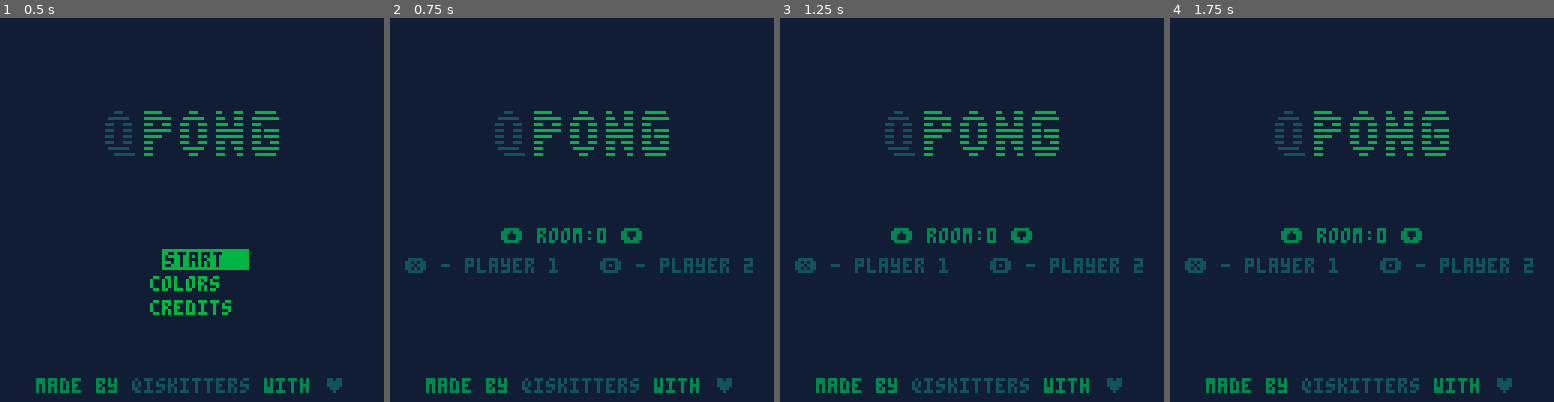
Above: before the commit, frames 1-4 (left to right).
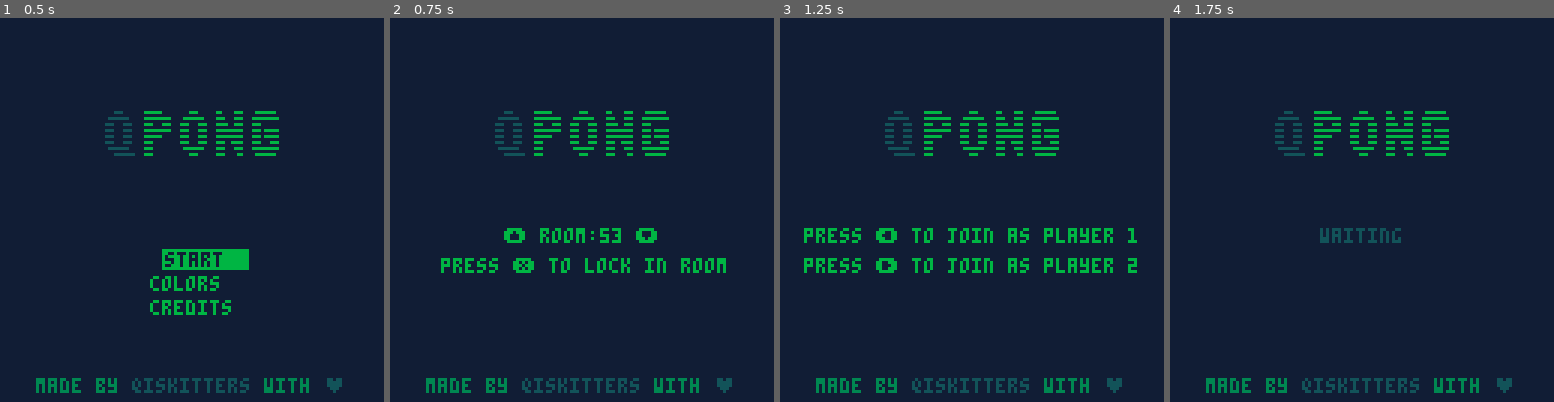
Above: after the commit, the same moments.

Repository: QPong/QPong-PICO-8
Game: PICO-8 cartridge qpong.p8
Two runs of this game, one before a commit and one after it. Both use one fixed random seed, a clock stepped at 60 frames per second and the inputs below.
Inputs:
- Up to frame 1 (0.5 s): tap X (X key) at 0.33 s
- Up to frame 2 (0.75 s): tap O (Z key) at 0.7 s
- Up to frame 3 (1.25 s): tap X (X key) at 1.07 s
- Up to frame 4 (1.75 s): hold Right from 1.6 s (still down); tap O (Z key) at 1.7 s

Frame 1 is identical in both runs. In frame 2, 3.0% of the frame differs, in the area x 3-95%, y 54-67%; in frame 3, 3.8%; in frame 4, 2.1%.

Commit message:
feat: implement a way to lock rooms when they are full

Diff:
--- a/qpong.p8
+++ b/qpong.p8
@@ -69,14 +69,14 @@
 --  and a value to write to
 --  that address
 function nset(key, value)
-  poke(lookup[key], value)
+    poke(lookup[key], value)
 end
 
 -- nget, takes in a lookup key
 --  and returns the value at
 --  that address
 function nget(key)
-  return peek(lookup[key])
+    return peek(lookup[key])
 end
 
 -- ninc, takes in a lookup key
@@ -87,19 +87,20 @@
 end
 
 function nget_float(key)
-  return nget(key..'_flr') + nget(key..'_rem') / 10
+    return nget(key..'_flr') + nget(key..'_rem') / 10
 end
 
 function nset_float(key, val)
-  nset(key..'_flr', flr(val))
-  nset(key..'_rem', (val % 1) * 10)
+    nset(key..'_flr', flr(val))
+    nset(key..'_rem', (val % 1) * 10)
 end
 
 ----------------
 -- init
 ----------------
-
 -- globals
+menu_state = "room"
+room_id = flr(rnd(100))
 win_score = 4
 scored = 1
 blink_timer = 0
@@ -118,13 +119,13 @@
 
 -- court
 court = {
-  left = 0.5,
-  right = 127,
-  top = 0.5,
-  bottom = 82,
-  right_edge = 107, --when ball collide this line, measure player 2 circuit
-  left_edge = 20, --when ball collide this line, measure player 1 circuit
-  color = 5
+    left = 0.5,
+    right = 127,
+    top = 0.5,
+    bottom = 82,
+    right_edge = 107, --when ball collide this line, measure player 2 circuit
+    left_edge = 20, --when ball collide this line, measure player 1 circuit
+    color = 5
 }
 
 -- court center line
@@ -175,11 +176,6 @@
 }
 
 function _init()
-    nset("player_id", 0)
-    nset("room_id", 0)
-    nset("player_1_joined", 0)
-    nset("player_2_joined", 0)
-
     set_scene("title")
     init_menu()
     -- use gameboy palette
@@ -197,8 +193,8 @@
         _update = update_game
         _draw = draw_game
     elseif s == "select" then
-        _update = player_select_update
-        _draw = player_select_draw
+        _update = select_update
+        _draw = select_draw
     elseif s == "game_over" then
         _update = update_game_over
         _draw = draw_game_over
@@ -326,6 +322,7 @@
           local color
           local prob = nget("player_"..i.."_prob_"..y)
 
+          -- dangerous, hard coded for 255 shots !!
           if prob > 252 then
               color = 7
           elseif prob > 124 then
@@ -465,7 +462,7 @@
         if nget("score_2") < win_score then
             --simulate_circuit(1)
             if (nget("player_id") == 1) then
-              simulate_circuit(1)
+                simulate_circuit(1)
             end
             reset_ball()
         else
@@ -633,59 +630,107 @@
     nset("ball_y_spd_dir",  flr((nget("ball_y_spd_dir") + rnd(2))) % 2)
 end
 
-function player_select_update()
-  spectating = nget("player_id") == 0
-  can_join_as_1 = nget("player_1_joined") == 0
-  can_join_as_2 = nget("player_2_joined") == 0
-  can_join = (can_join_as_1 or can_join_as_2)
-
-  if (can_join and spectating) then
-    if (btnp(4) or btnp(5)) then
+function select_update()
+  blink_timer = (blink_timer + 1) % 60
+
+  if menu_state == "room" then
+
+      if (btnp(2)) then
+          room_id = (room_id + 1) % 100
+      end
+
+      if (btnp(3)) then
+          room_id = (room_id - 1) % 100
+      end
+
+
+      if (btnp(5)) then
+          nset("room_id", room_id)
+          nset("player_id", 0)
+          nset("player_1_joined", -1)
+          nset("player_2_joined", -2)
+          menu_state = "player"
+      end
+  end
+
+
+  if menu_state == "player" then
+      spectating = nget("player_id") == 0
+      can_join_as_1 = nget("player_1_joined") != nget("room_id")
+      can_join_as_2 = nget("player_2_joined") != nget("room_id")
+      can_join = (can_join_as_1 or can_join_as_2)
+
+      if (can_join and spectating) then
+          if (btnp(0) and can_join_as_1) then
+              nset("player_id", 1)
+              nset("player_1_joined", nget("room_id"))
+              menu_state = "ready"
+          end
+
+          if (btnp(1) and can_join_as_2) then
+              nset("player_id", 2)
+              nset("player_2_joined", nget("room_id"))
+              menu_state = "ready"
+          end
+      end
+  end
+
+  if menu_state == "ready" then
+      if (nget("player_1_joined") == nget("player_2_joined")) then
+          init_qpong_game()
+      end
+  end
+end
+
+
+function select_draw()
+    cls()
+    draw_game_logo()
+
+    color_stale = 7
+    color_flash = 8 + ((blink_timer/2) % 6)
+
+    if menu_state == "room" then
+        --print("", 31, 90, color_stale)
+        print("⬆️ room:"..room_id.." ⬇️", 38, 70, color_stale)
+        print("press ❎ to lock in room", 17, 70+10, color_stale)
+    elseif menu_state == "player" then
+        can_join_as_1 = nget("player_1_joined") != nget("room_id")
+        can_join_as_2 = nget("player_2_joined") != nget("room_id")
+        can_join = (can_join_as_1 or can_join_as_2)
+
+        if (not can_join) then
+            print("occupied", 50, 70, color_stale)
+        end
+
         if (can_join_as_1) then
-          nset("player_id", 1)
-          nset("player_1_joined", 1)
-        elseif (can_join_as_2) then
-          nset("player_id", 2)
-          nset("player_2_joined", 1)
-        end
-    end
-  end
-
-  if (btnp(2)) then
-    nset("room_id", (nget("room_id")+1)%5)
-  end
-
-  if (btnp(3)) then
-    nset("room_id", (nget("room_id")-1)%5)
-  end
-
-  if ((nget("player_1_joined") == 1) and (nget("player_2_joined") == 1)) then
-    init_qpong_game()
-  end
-end
-
-
-function player_select_draw()
-  cls()
-  draw_game_logo()
-
-  print("❎ - player 1", 5, 70+10, 12)
-  print("🅾️ - player 2", 70, 70+10, 8)
-  cursor(37, 2, 3)
-  print("⬆️ room:"..nget("room_id").." ⬇️", 37, 60+10)
+            print("press ⬅️ to join as player 1", 8, 70, color_stale)
+        end
+
+        if (can_join_as_2) then
+            print("press ➡️ to join as player 2", 8, 70+10, color_stale)
+        end
+    elseif menu_state == "ready" then
+          print("waiting", 50, 70, color_flash)
+    end
 end
 
 ----------------
 -- game over
 ----------------
 function update_game_over()
-    nset("player_id", 0)
-    nset("player_1_joined", 0)
-    nset("player_2_joined", 0)
+    nset("player_"..nget("player_id").."_joined", -1)
+
+    if btnp(5) then
+        nset("player_"..nget("player_id").."_joined", nget("room_id"))
+        menu_state = "ready"
+        set_scene("select")
+    end
 
     if btnp(4) then
-      set_scene("select")
-    end
+        stop()
+    end
+
 end
 
 function draw_game_over()
@@ -707,20 +752,20 @@
         print("for the first time ",44,58,8)
         print("in human history!",56,66,8)
     else
-      -- com win
-      print("classical computers",8,28,8)
-      print("still rule the world!",40,50,8)
-      -- cat
-      sspr(0,64,16,16,2,94,32,32)
-
-      -- computer
-      sspr(32,64,16,16,96,4,32,32)
+        -- com win
+        print("classical computers",8,28,8)
+        print("still rule the world!",40,50,8)
+        -- cat
+        sspr(0,64,16,16,2,94,32,32)
+
+        -- computer
+        sspr(32,64,16,16,96,4,32,32)
     end
 
     -- restart
     if blink_timer < 40 then
-        print("press z to restart", 24, 80, 10)
-        print("press \142 to share score", 24, 90, 10)
+        print("press  ❎  to rematch", 24, 80, 10)
+        print("press 🅾️ to quit", 24, 90, 10)
     end
 end
 
@@ -804,13 +849,14 @@
         prob_key = "player_"..p_id.."_prob_"..i
         probs_i = nget(prob_key)
         if (r > probs_i) then
-            num = r - probs_i
-            r = num
+              num = r - probs_i
+              r = num
         elseif (r <= probs_i) then
-            idx = i
-            break
-        end
-    end
+              idx = i
+              break
+        end
+    end
+
     for i = 1,8 do
         prob_key = "player_"..p_id.."_prob_"..i
         if i == idx then
@@ -833,29 +879,30 @@
 
 function update_cursor()
     if (btnp(2)) then
-      menu.sel-=1
-      cx=menu.x sfx(0)
+        menu.sel -= 1
+        cx = menu.x
+        sfx(0)
     end
     if (btnp(3)) then
-      menu.sel+=1
-      cx=menu.x
+      menu.sel += 1
+      cx = menu.x
       sfx(0)
     end
     if (btnp(4)) then
-      cx=menu.x
+      cx = menu.x
       sfx(1)
     end
     if (btnp(5)) then
       sfx(2)
     end
-    if (menu.sel>menu.amt) then
-      menu.sel=1
-    end
-    if (menu.sel<=0) then
-      menu.sel=menu.amt
-    end
-
-    cx=lerp(cx,menu.x+5,0.5)
+    if (menu.sel > menu.amt) then
+      menu.sel = 1
+    end
+    if (menu.sel <= 0) then
+      menu.sel = menu.amt
+    end
+
+    cx = lerp(cx, menu.x + 5, 0.5)
 end
 
 function draw_options()
@@ -875,14 +922,14 @@
     menu.x=50
     cx=menu.x
     menu.y=70
-    menu.options={"start","colors","credits"}
+    menu.options={"start", "colors", "credits"}
     menu.amt=0
     for i in all(menu.options) do
-        menu.amt+=1
-    end
-    menu.sel=1
-    sub_mode=0
-    menu_timer=0
+        menu.amt += 1
+    end
+    menu.sel = 1
+    sub_mode = 0
+    menu_timer = 0
 end
 
 function init_settings()
Not shown, changed: package.json
Not shown, changed: qpong.html
Not shown, changed: qpong.js
Not shown, changed: qpong.p8.bak
